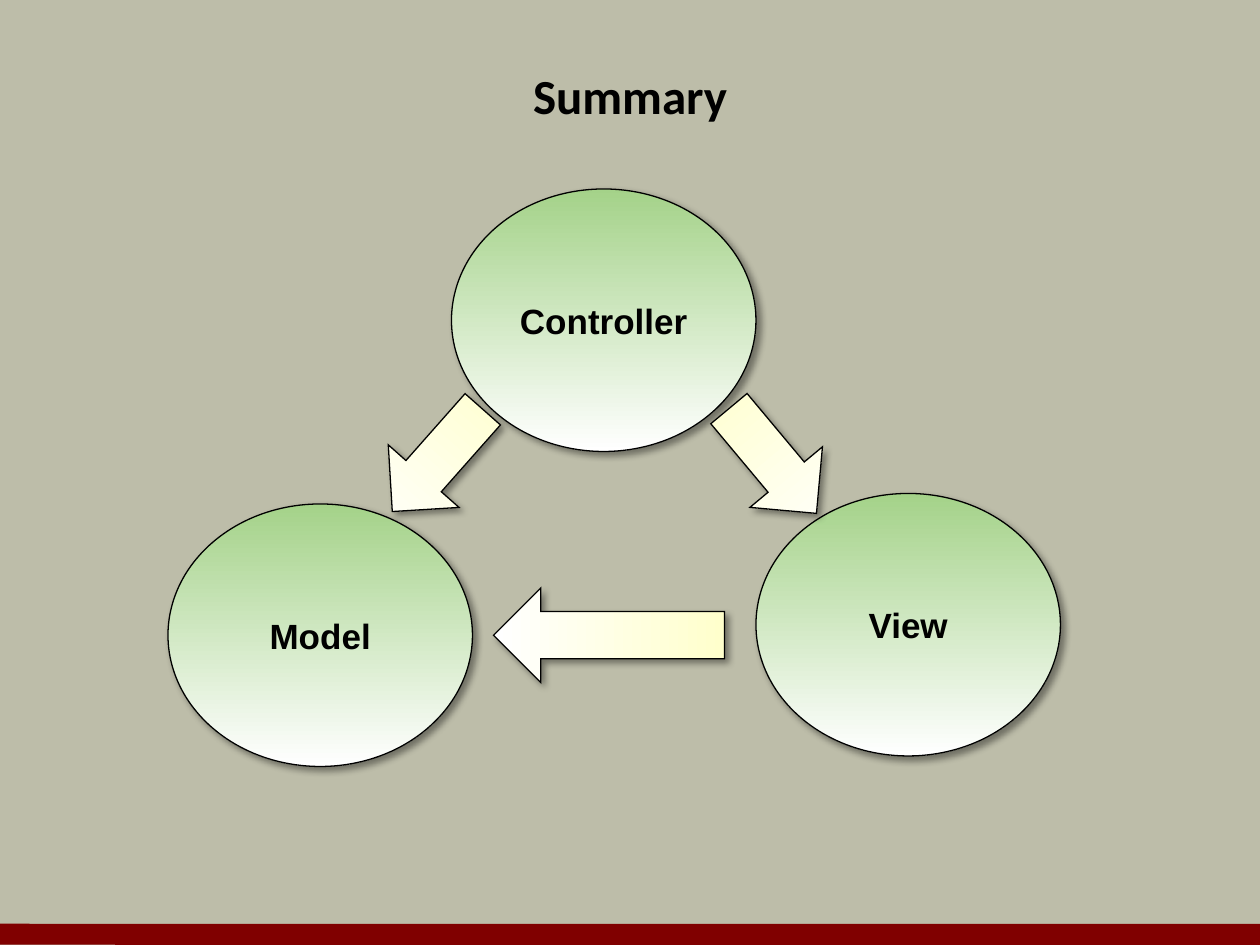
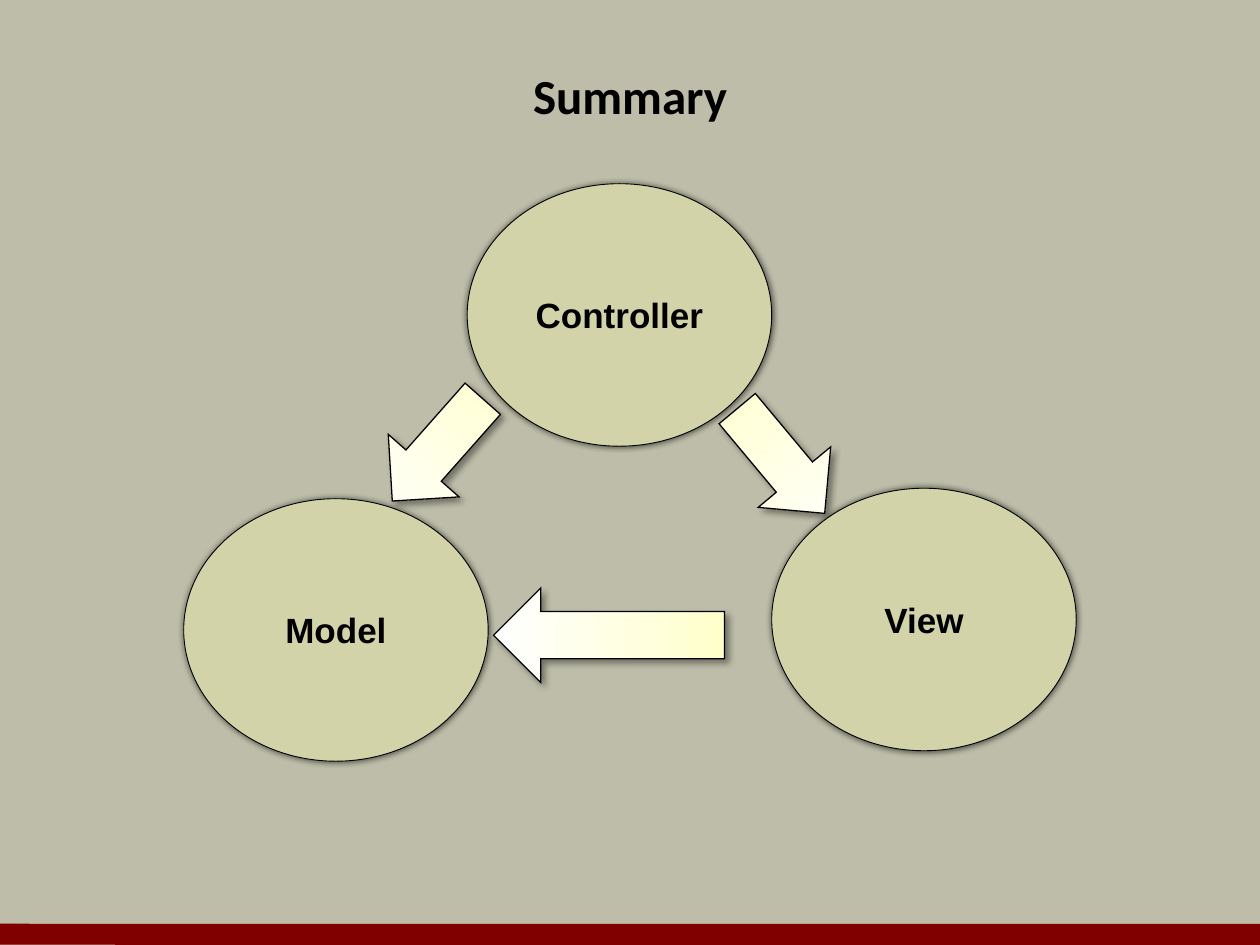
Before and after one commit to OdeToCode/classes, a slide deck: slide 16 of aspnet5/slides/04_Controllers.pptx. Drawn at 1260x945 pixels with LibreOffice and Linux fonts; fonts in the diff are those of the drawing; background and template pictures are left out. Boxes give left, top, right and bottom in pixels: in the first picture for what was removed or moved away, otherwise in the second. Text is boxed around its words. In the diff, an @@ line names an element or a change of style, - is before the commit and + after.

```diff
--- a/aspnet5/slides/04_Controllers.pptx
+++ b/aspnet5/slides/04_Controllers.pptx
@@ down arrow: place and size @@
-down arrow at <box>357,378,518,542</box>
+down arrow at <box>357,368,518,532</box>
@@ down arrow: place and size @@
-down arrow at <box>693,379,853,544</box>
+down arrow at <box>701,379,860,544</box>
@@ 3 ellipses: place and size @@
-3 ellipses at <box>168,189,1061,766</box>
+3 ellipses at <box>184,184,1076,761</box>
@@ fill gradient #A4D289 to #FFFFFF to #D3D3A9; outline #000000 0.75 pt to #000000 0.5 pt; shadow changed in 3 elements at <box>771,489,1076,751</box>, <box>467,184,772,446</box>, <box>184,499,489,761</box> @@
```
Also in this commit, not shown: 1 other slide changed, 2 other files.
